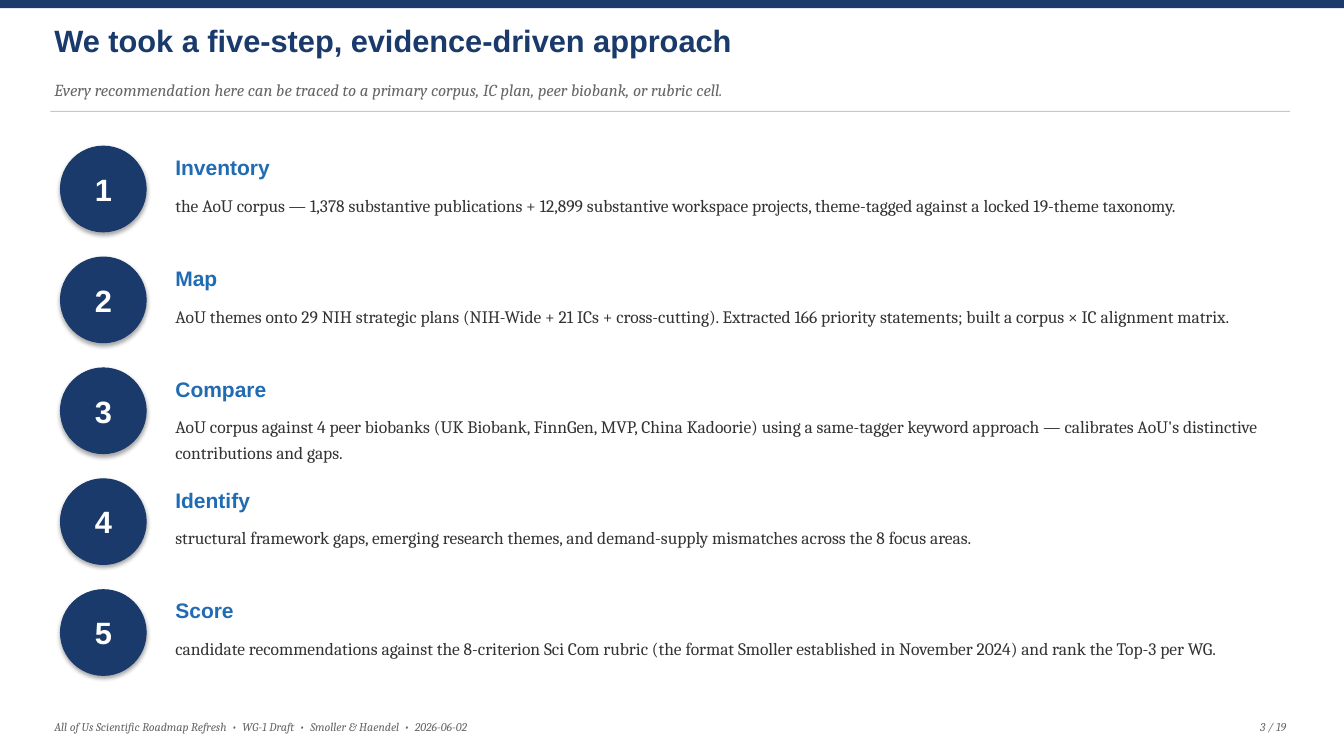
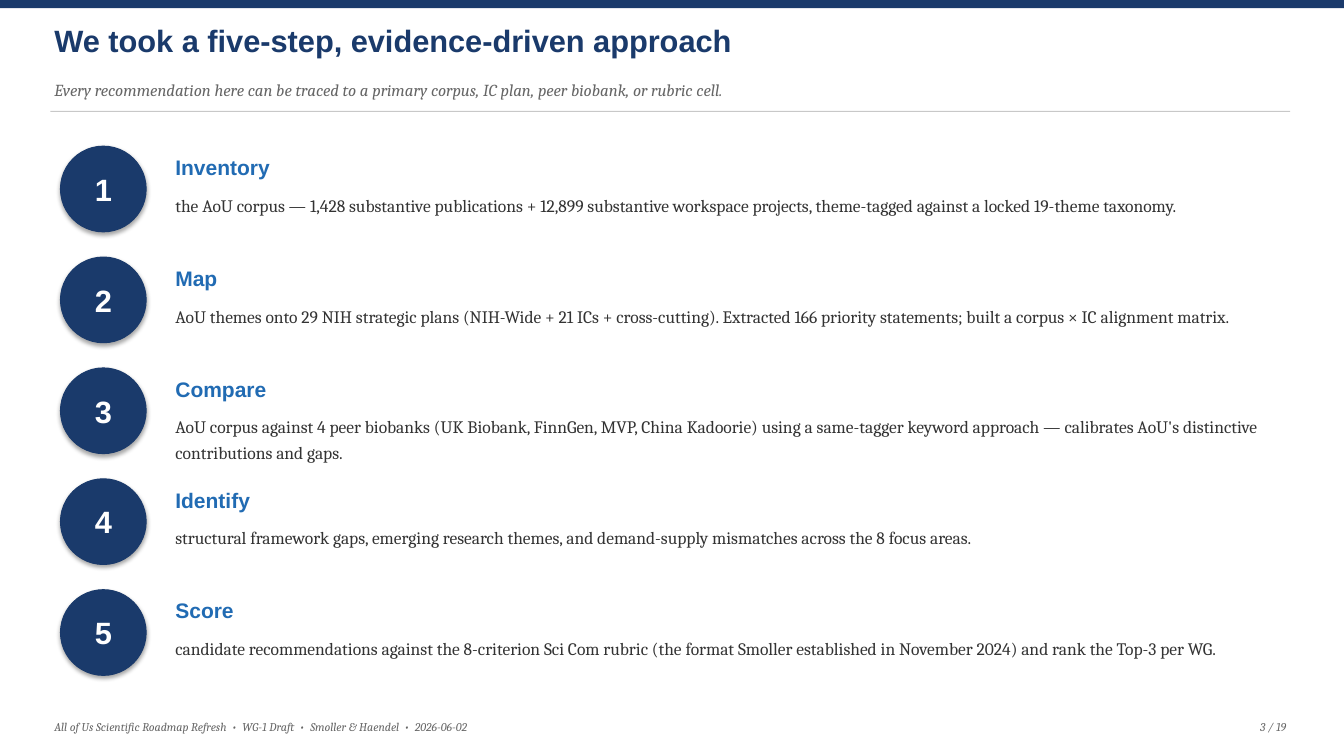
Before and after one commit to mellybelly/all-of-us, a slide deck: slide 3 of resources/deliverables/AoU_Roadmap_Refresh_Draft_Deck.pptx. Drawn at 1344x756 pixels with LibreOffice and Linux fonts; fonts in the diff are those of the drawing. Boxes give left, top, right and bottom in pixels: in the first picture for what was removed or moved away, otherwise in the second. Text is boxed around its words. In the diff, an @@ line names an element or a change of style, - is before the commit and + after.

```diff
--- a/resources/deliverables/AoU_Roadmap_Refresh_Draft_Deck.pptx
+++ b/resources/deliverables/AoU_Roadmap_Refresh_Draft_Deck.pptx
@@ text at [175, 200, 1176, 216]: text changed @@
-the AoU corpus — 1,378 substantive publications + 12,899 substantive workspace projects, theme-tagged against a locked 19-theme taxonomy.
+the AoU corpus — 1,428 substantive publications + 12,899 substantive workspace projects, theme-tagged against a locked 19-theme taxonomy.
```
Also in this commit, not shown: 14 other slides changed, 7 other files.
